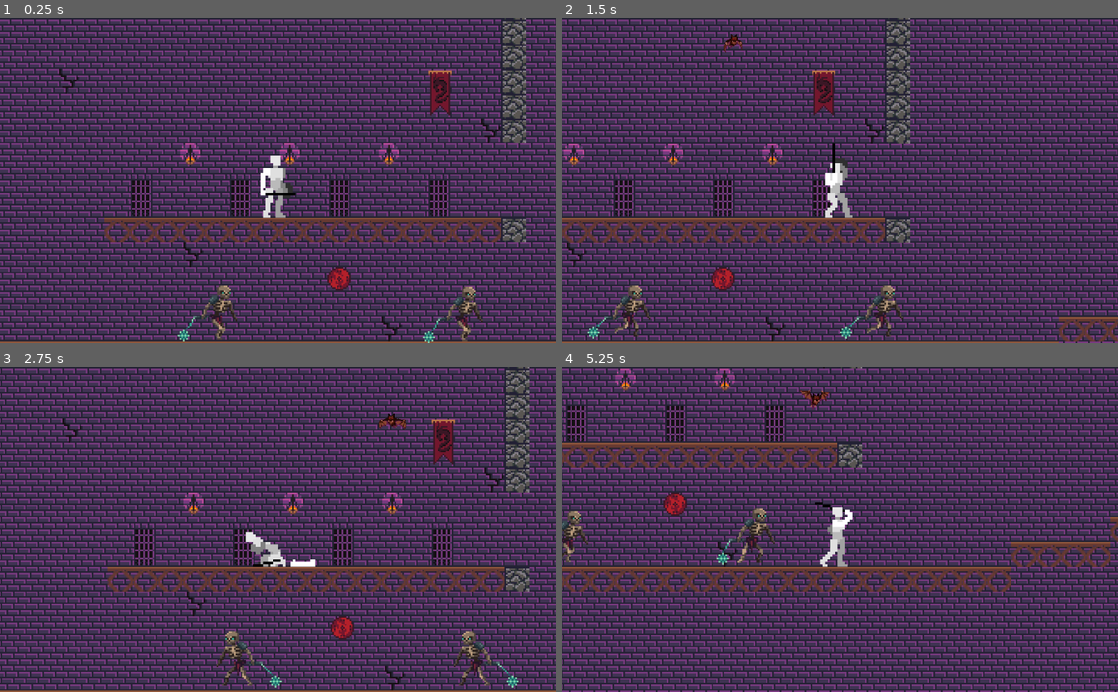
Above: before the commit, frames 1-4 (two rows, left to right).
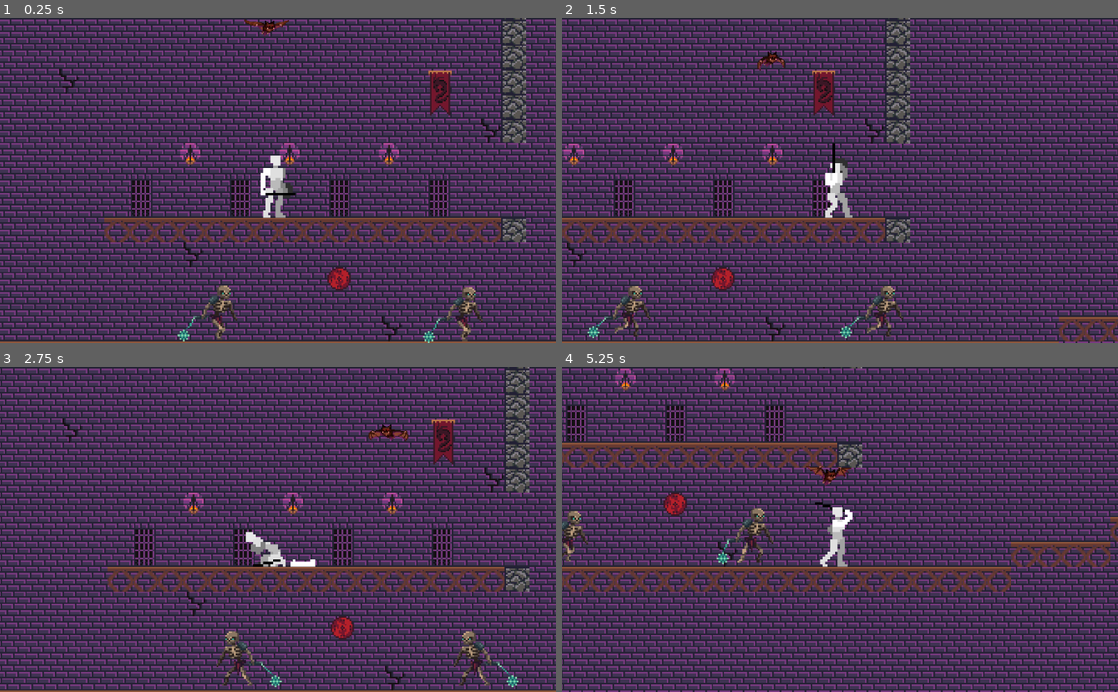
Above: after the commit, the same moments.

Repository: mrgiann/Game-Godot
Game: Godot game, scene res://Map.tscn
Same seed, same stepped clock (60 frames per second), same inputs: the game is played once before the commit and once after it. The project has no main scene, so this scene is started directly.
Inputs (mouse positions are in pixels of both pictures, inside the frame that each line leads up to):
- Up to frame 1 (0.25 s): no input
- Up to frame 2 (1.5 s): tap Enter (ui_accept) at 0.5, 0.77 s; move the mouse to (962, 164) at 0.52 s; hold Ctrl 0.53-1.28 s; hold Right (ui_right) from 0.53 s (still down); click (962, 164) at 0.67 s; move the mouse to (728, 196) at 1.27 s; tap O at 1.35 s
- Up to frame 3 (2.75 s): tap Enter (ui_accept) at 1.52 s; move the mouse to (333, 458) at 2.02 s; release Right (ui_right) at 2.03 s; hold Left (ui_left) from 2.03 s (still down); hold K from 2.03 s (still down)
- Up to frame 4 (5.25 s): move the mouse to (812, 594) at 2.77 s; release Left (ui_left) at 2.78 s; release K at 2.78 s; hold Right (ui_right) 2.78-4.28 s; tap Ctrl at 2.85 s; click (812, 594) at 2.92 s; tap Enter (ui_accept) at 3.02, 3.77, 4.52 s; move the mouse to (1006, 578) at 3.52 s; hold O 3.53-4.28 s; move the mouse to (673, 480) at 4.27 s; hold Left (ui_left) 4.28-5.03 s; tap K at 4.35 s; move the mouse to (867, 529) at 5.02 s; hold Right (ui_right) from 5.03 s (still down); hold Ctrl from 5.03 s (still down); click (867, 529) at 5.17 s

The runs differ from the first frame. In frame 1, 0.2% of the frame differs, in the area x 31-87%, y 0-100%; in frame 2, 0.3%; in frame 3, 0.4%; in frame 4, 0.6%, in the area x 0-53%, y 7-61%.

Commit message:
Add files via upload

Diff:
--- a/Bat.gd
+++ b/Bat.gd
@@ -1,6 +1,6 @@
 extends KinematicBody2D
 
-var speed = 70
+var speed = 120
 var player = null
 var min_distance = 10  # distancia mínima para quedarse quieto cerca del jugador
 var offset = Vector2(0, -30)  # posición relativa arriba del jugador
@@ -21,7 +21,7 @@
 	sprite.play()
 	print("🎞️ Reproduciendo animación por defecto")
 
-func _physics_process(delta):
+func _physics_process(_delta):
 	if not player:
 		return
 
--- a/Enemy.gd
+++ b/Enemy.gd
@@ -67,7 +67,7 @@
 
 		if not is_attacking:
 			if dist_to_player <= attack_range:
-				$AnimatedSprite.play("attackenemy")
+				$AnimatedSprite.play("cutenemy")
 				is_attacking = true
 			elif $AnimatedSprite.animation != "idleenemy":
 				$AnimatedSprite.play("idleenemy")
--- a/Enemy.tscn
+++ b/Enemy.tscn
@@ -224,6 +224,7 @@
 
 [node name="AnimatedSprite" type="AnimatedSprite" parent="."]
 position = Vector2( -0.909091, 0 )
+scale = Vector2( 1, 0.99113 )
 frames = SubResource( 1 )
 animation = "walkenemy"
 playing = true
--- a/Map.tscn
+++ b/Map.tscn
@@ -694,6 +694,7 @@
 
 [node name="Bat" parent="." instance=ExtResource( 11 )]
 position = Vector2( -11, -137 )
+scale = Vector2( 0.732364, 0.504704 )
 
 [node name="Enemy4" parent="." instance=ExtResource( 10 )]
 position = Vector2( 1789, 533 )
--- a/Player.tscn
+++ b/Player.tscn
@@ -362,7 +362,7 @@
 extents = Vector2( 40, 100 )
 
 [sub_resource type="CircleShape2D" id=64]
-radius = 91.2414
+radius = 130.0
 
 [node name="Player" type="KinematicBody2D"]
 position = Vector2( 0, -8 )
@@ -384,7 +384,8 @@
 
 [node name="AttackArea" type="Area2D" parent="."]
 position = Vector2( -10, 20 )
+scale = Vector2( 1, 1 )
 
 [node name="CollisionShape2D" type="CollisionShape2D" parent="AttackArea"]
-position = Vector2( 65, -35 )
+position = Vector2( -1.90735e-06, -5 )
 shape = SubResource( 64 )
